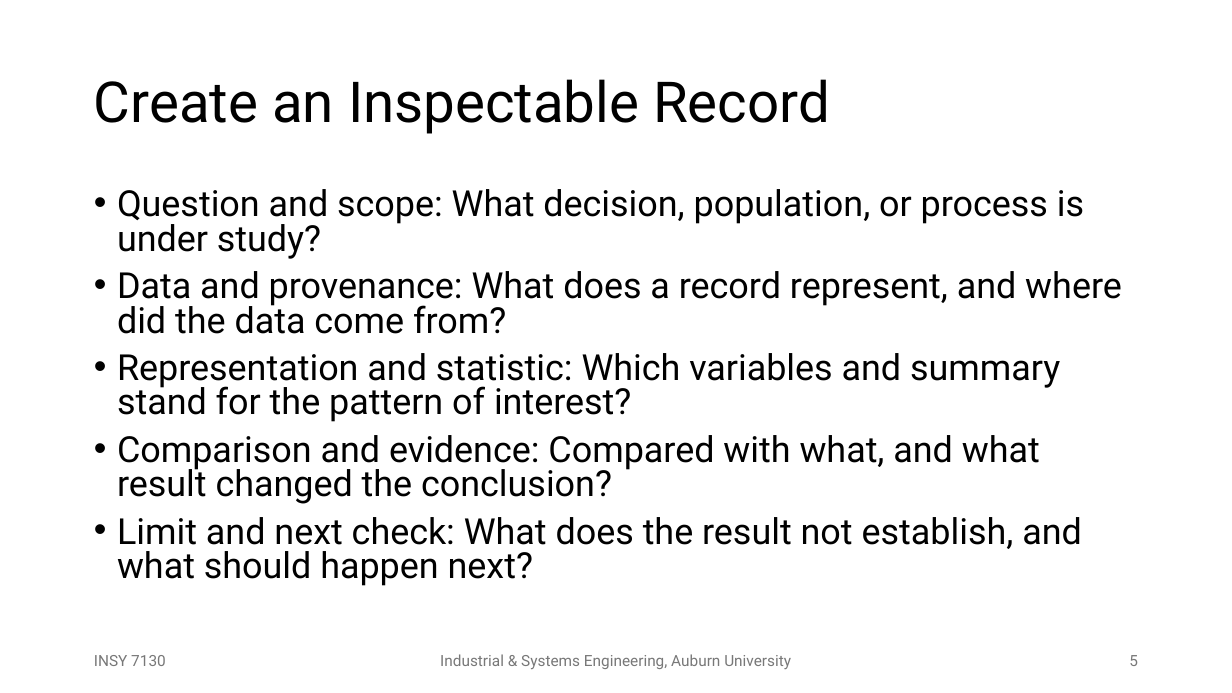
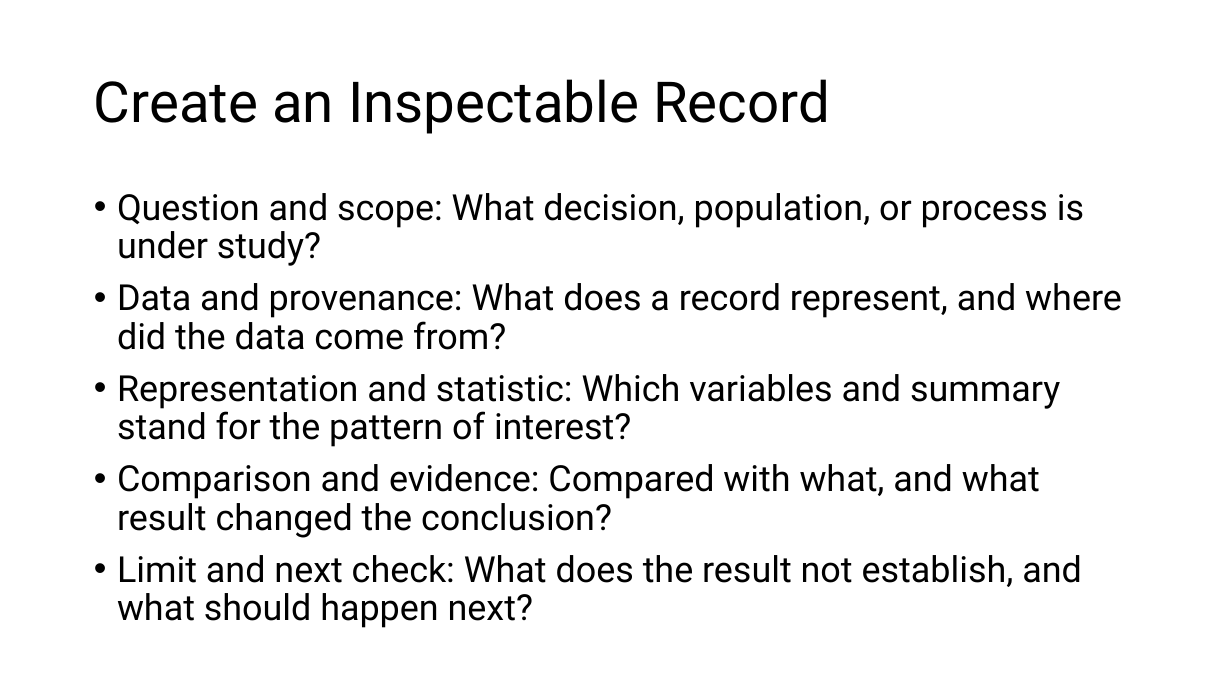
Before and after one commit to olearydj/INSY7130, a slide deck: slide 5 of lectures/01b-reproducible-discovery/01b-reproducible-discovery-slides.pptx. Drawn at 1232x693 pixels with LibreOffice and Linux fonts; fonts in the diff are those of the drawing. Boxes give left, top, right and bottom in pixels: in the first picture for what was removed or moved away, otherwise in the second. Text is boxed around its words. In the diff, an @@ line names an element or a change of style, - is before the commit and + after.

```diff
--- a/lectures/01b-reproducible-discovery/01b-reproducible-discovery-slides.pptx
+++ b/lectures/01b-reproducible-discovery/01b-reproducible-discovery-slides.pptx
@@ text "Question and scope: What decision, ..." at <box>117,193,1122,628</box>: line spacing 0.8 to 0.9 @@
@@ text removed at <box>94,655,166,666</box> @@
-INSY 7130
@@ text removed at <box>440,654,791,669</box> @@
-Industrial & Systems Engineering, Auburn University
@@ page number removed at <box>1129,655,1138,666</box> @@
-5
```
Also in this commit, not shown: 6 other slides changed, 1 other file.
